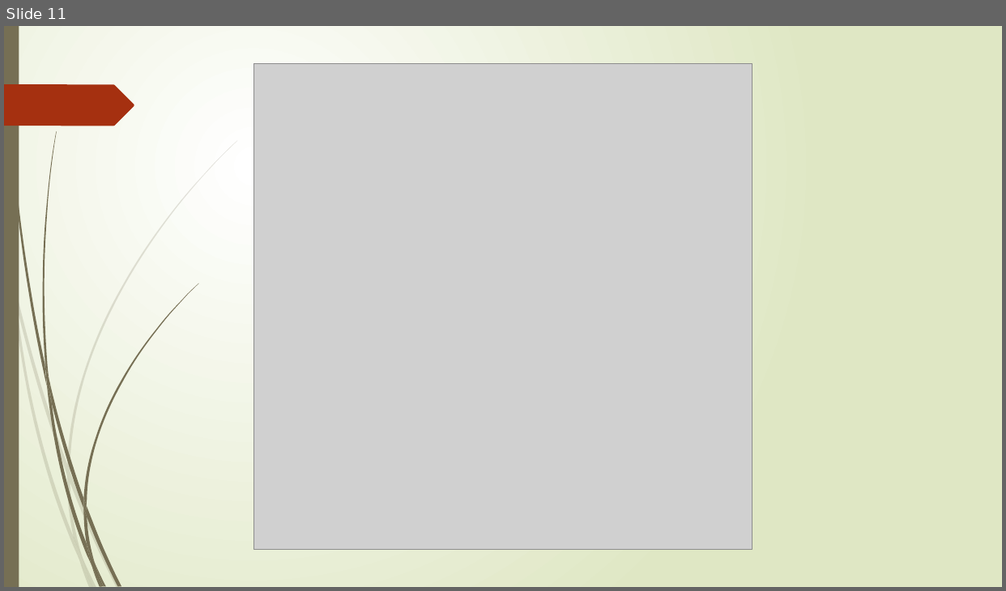
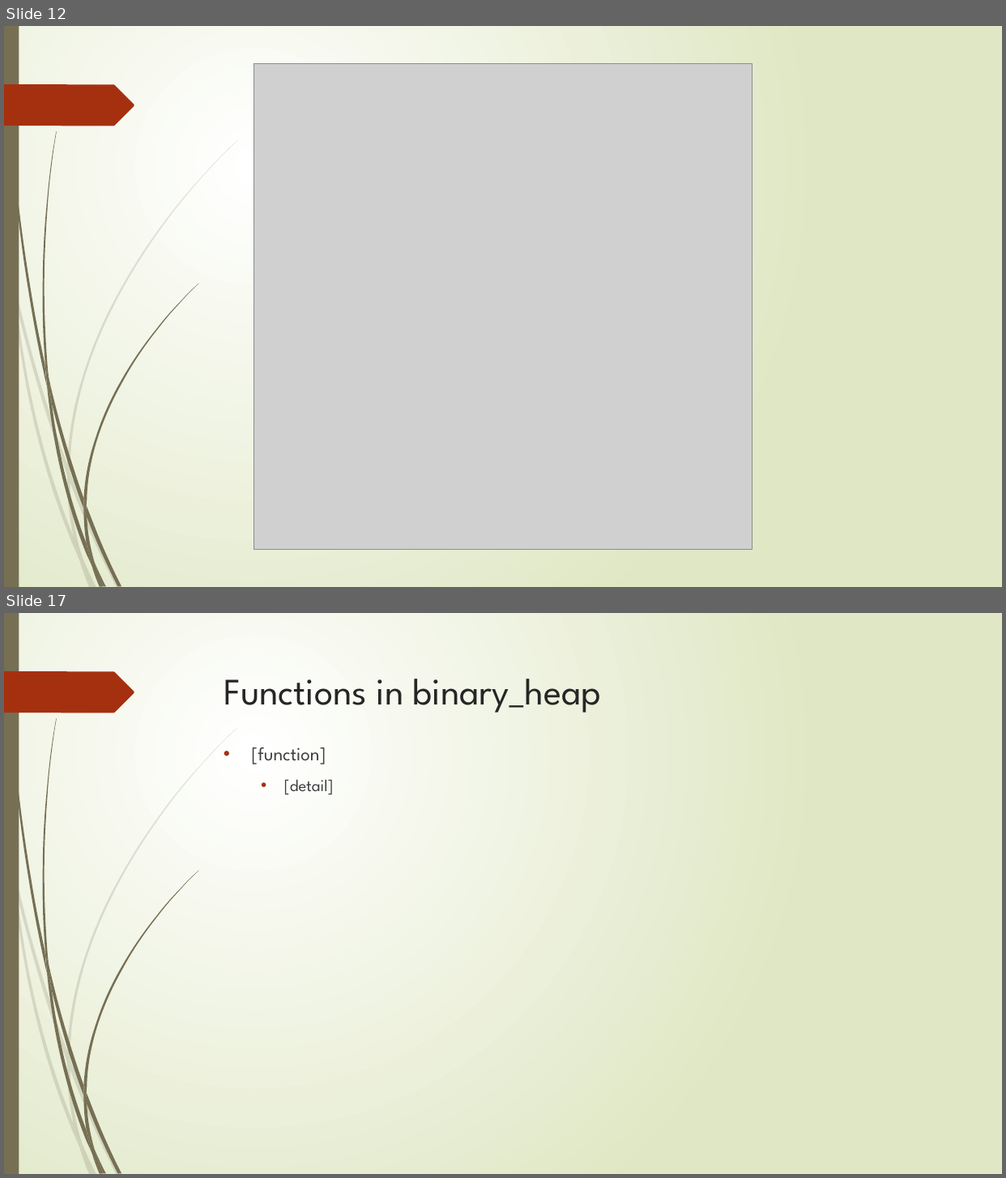
Before and after one commit to hsmmi/Exact-Acceleration-of-K-Means-and-K-Means-parallel, a slide deck: report/spr_final_paper.pptx. Shown one above the other, each under a label of ours: slide 11 before the commit, slides 12 and 17 after it; the slides between them are not shown. The pictures are 1006x591 and 1006x1178 pixels, drawn with LibreOffice and Linux fonts; fonts in the diff are those of the drawing; grey boxes stand for pictures. Boxes give left, top, right and bottom in pixels: in the first picture for what was removed or moved away, otherwise in the second. Text is boxed around its words. In the diff, an @@ line names an element or a change of style, - is before the commit and + after.

```diff
--- a/report/spr_final_paper.pptx
+++ b/report/spr_final_paper.pptx
@@ slide 17 added at [4, 613, 1002, 1174], background gradient #FFFFFF to #DFE8C4; not listed: 24 template elements that a slide beside it also shows @@
@@ title added at [224, 679, 601, 713], 36 pt, text #262626 @@
+Functions in binary_heap
@@ text added at [252, 747, 334, 795], 18 pt, text #404040 @@
+• [function]
+  • [detail]
@@ what was slide 11 is now slide 12 @@
```
Also in this commit, not shown: 1 slide changed, 12 other slides added.
